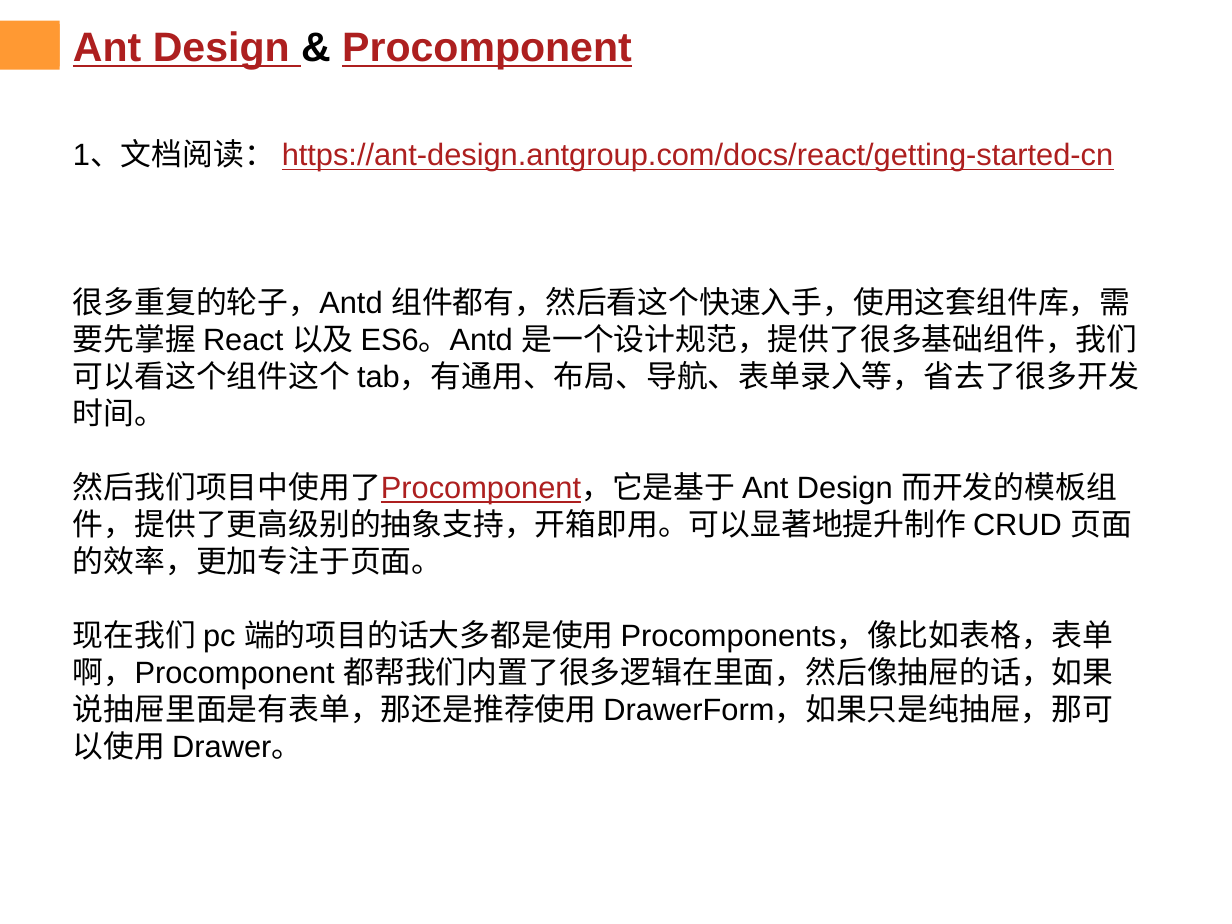
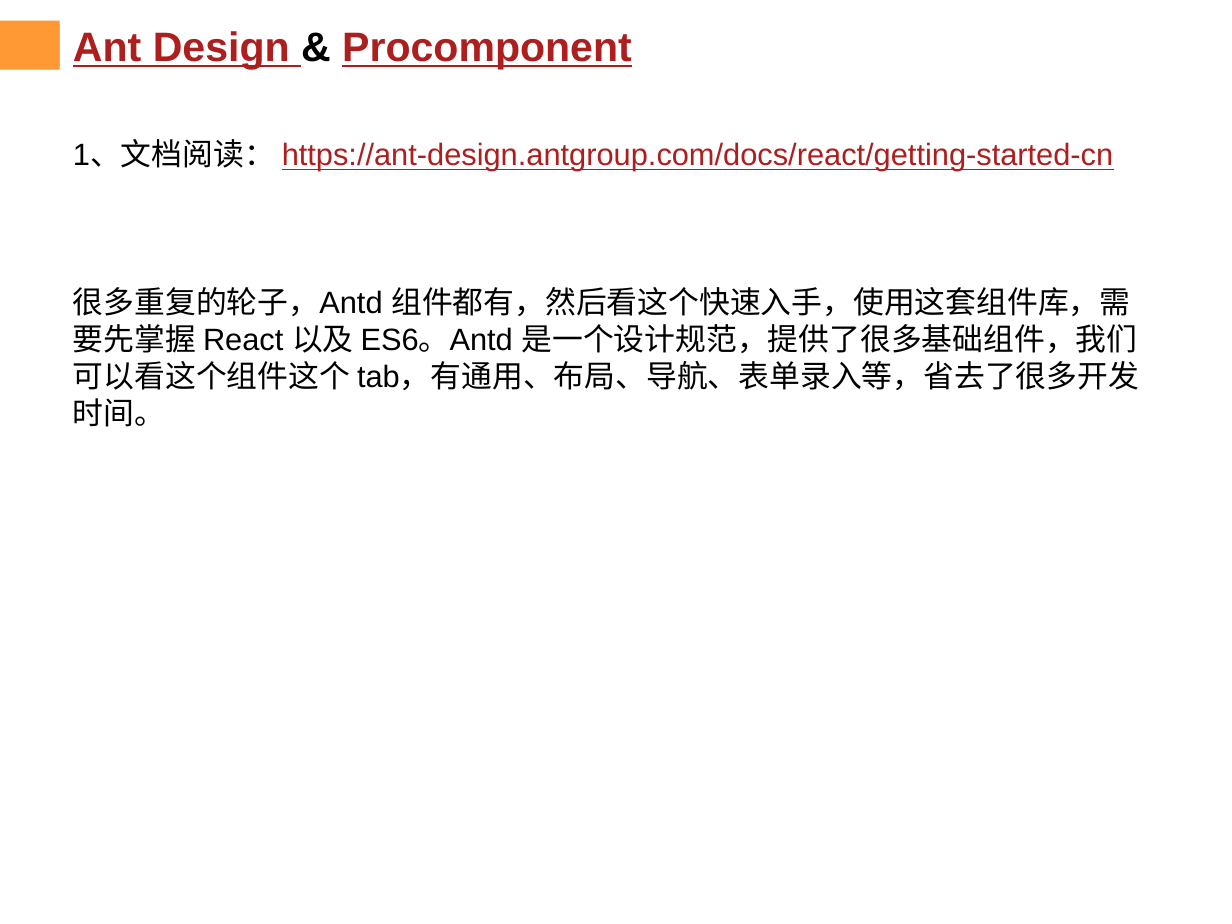
Before and after one commit to chenqiuli/JY-peixun-1, a slide deck: slide 31 of PPT内容-20240103-2.pptx. Drawn at 1232x924 pixels with LibreOffice and Linux fonts; fonts in the diff are those of the drawing; background and template pictures are left out. Boxes give left, top, right and bottom in pixels: in the first picture for what was removed or moved away, otherwise in the second. Text is boxed around its words. In the diff, an @@ line names an element or a change of style, - is before the commit and + after.

```diff
--- a/PPT内容-20240103-2.pptx
+++ b/PPT内容-20240103-2.pptx
@@ text at bbox=[73, 472, 1133, 760]: paragraphs removed @@
-然后我们项目中使用了Procomponent，它是基于 Ant Design 而开发的模板组件，提供了更高级别的抽象支持，开箱即用。可以显著地提升制作 CRUD 页面的效率，更加专注于页面。
-现在我们 pc 端的项目的话大多都是使用 Procomponents，像比如表格，表单啊，Procomponent 都帮我们内置了很多逻辑在里面，然后像抽屉的话，如果说抽屉里面是有表单，那还是推荐使用 DrawerForm，如果只是纯抽屉，那可以使用 Drawer。
```
Also in this commit, not shown: 15 other slides changed, 1 slide added, 6 other files.
